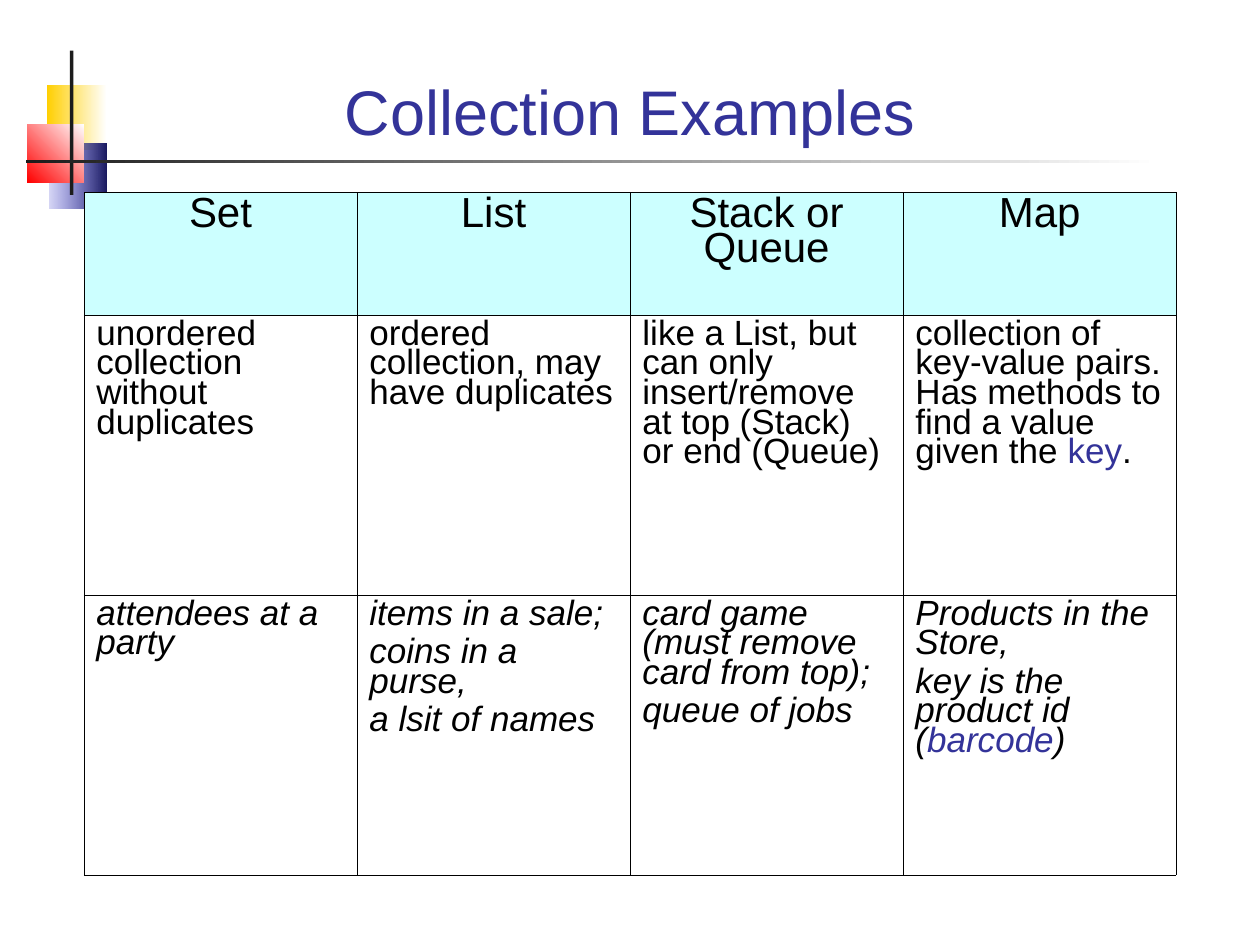
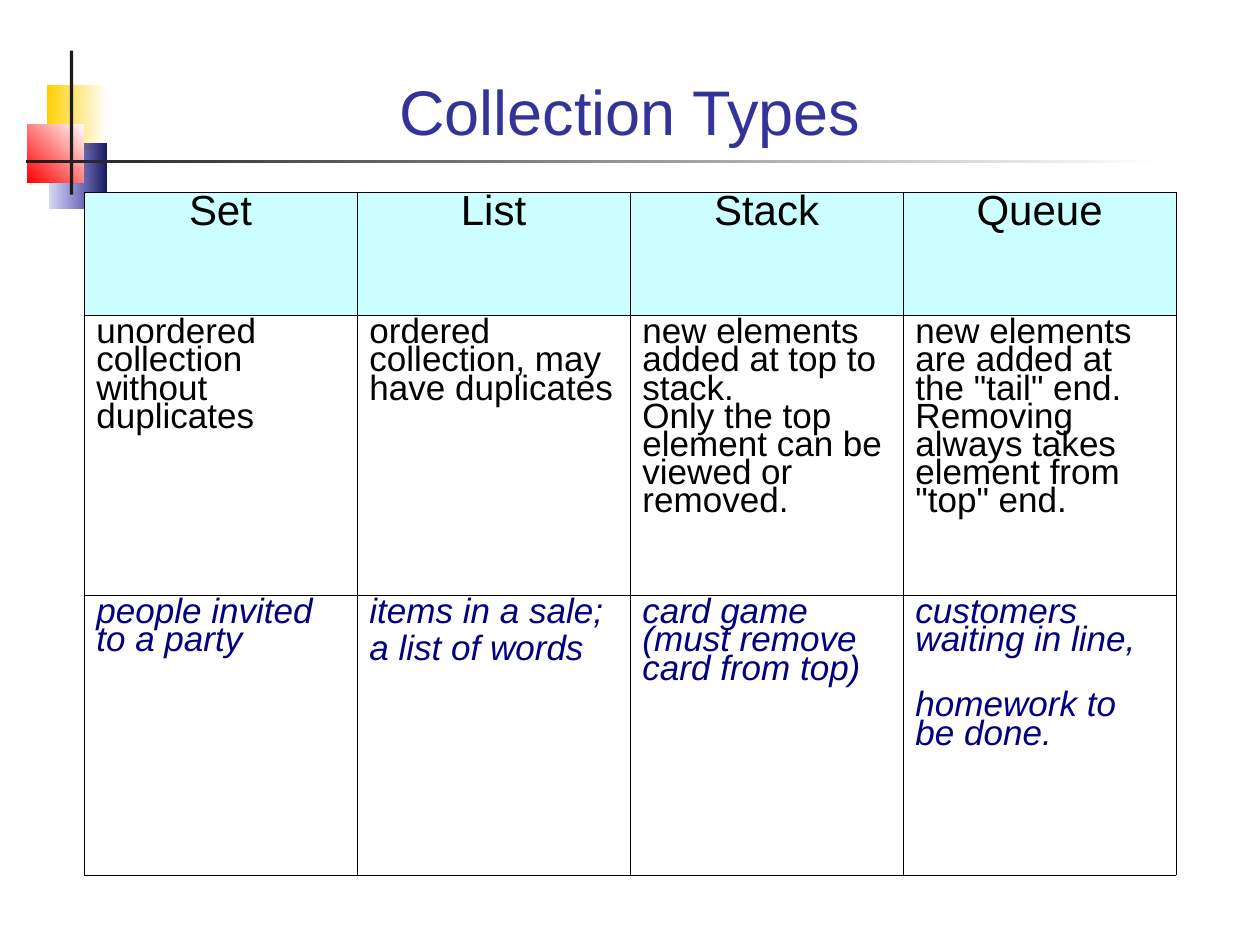
Before and after one commit to skeoop/skeoop.github.io, a slide deck: slide 3 of week3/Collections.ppt. Drawn at 1260x945 pixels with LibreOffice and Linux fonts; fonts in the diff are those of the drawing. Boxes give left, top, right and bottom in pixels: in the first picture for what was removed or moved away, otherwise in the second. Text is boxed around its words. In the diff, an @@ line names an element or a change of style, - is before the commit and + after.

```diff
--- a/week3/Collections.ppt
+++ b/week3/Collections.ppt
@@ title at [399,89,860,147]: text changed @@
-Collection Examples
+Collection Types
@@ table at [84,193,1178,876] @@
-row 1, column 3: Stack or Queue
+row 1, column 3: Stack
-row 1, column 4: Map
+row 1, column 4: Queue
-row 2, column 3: like a List, but can only insert/remove at top (Stack) or end (Queue)
+row 2, column 3: new elements added at top to stack. Only the top element can be viewed or removed.
@@ row 2, column 4: "collection of key-value pairs. Has methods to find a value given the key." to "new elements are added at the "tail" end. Removing always takes element from "top" end." @@
-row 3: attendees at a party | items in a sale; / coins in a purse, / a lsit of names | card game (must remove card from top); / queue of jobs | Products in the Store, / key is the product id (barcode)
+row 3: people invited to a party | items in a sale; / a list of words | card game (must remove card from top) | customers waiting in line, / homework to be done.
@@ line spacing 0.76 to 0.72 @@
```
Also in this commit, not shown: 8 other slides changed, 5 slides added, 3 other files.
